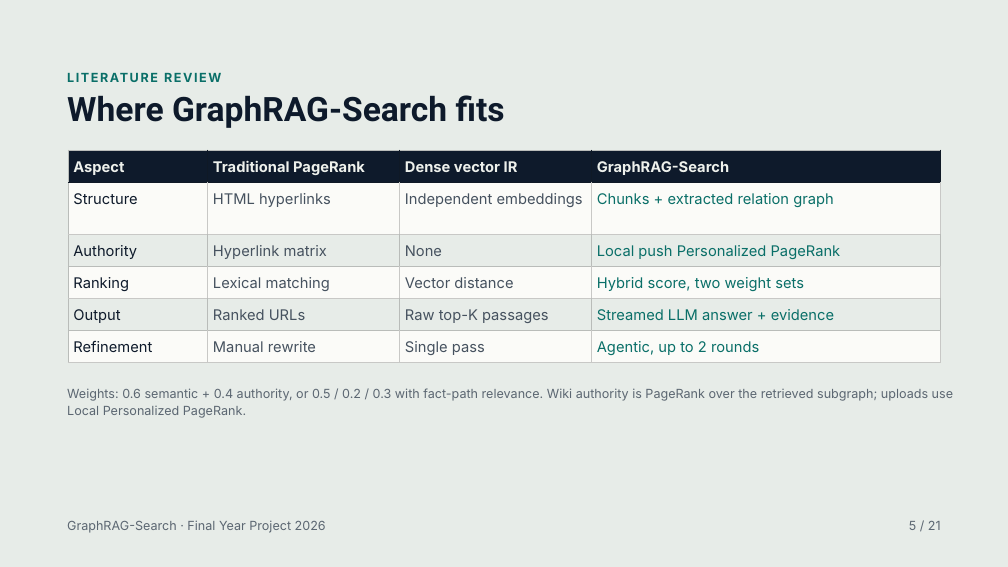
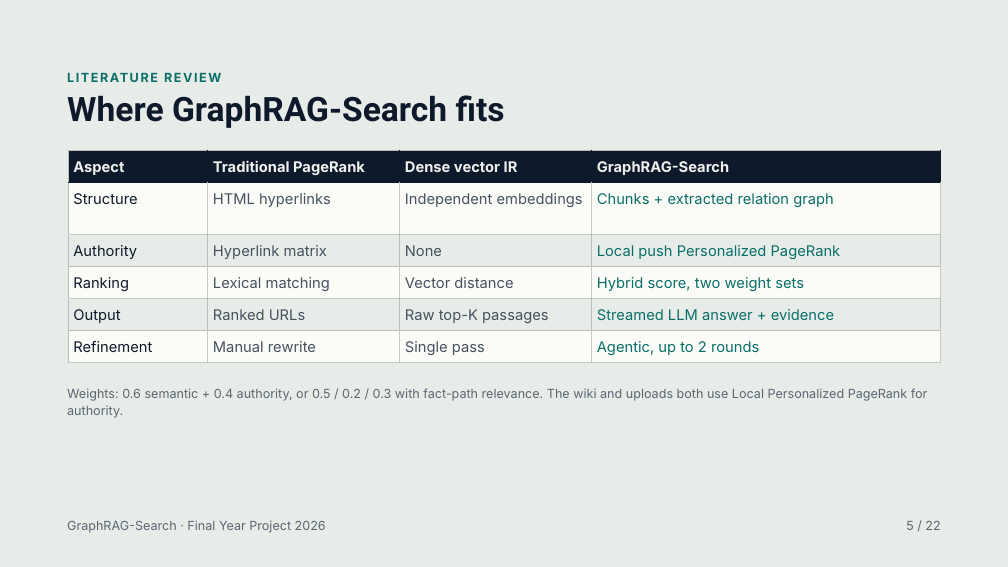
Before and after one commit to williamfaraday123/GraphRAG-Search, a slide deck: slide 5 of GraphRAG-Search Reimagining PageRank for Generative Information Retrieval (1).pptx. Drawn at 1008x567 pixels with LibreOffice and Linux fonts; fonts in the diff are those of the drawing. Boxes give left, top, right and bottom in pixels: in the first picture for what was removed or moved away, otherwise in the second. Text is boxed around its words. In the diff, an @@ line names an element or a change of style, - is before the commit and + after.

```diff
--- a/GraphRAG-Search Reimagining PageRank for Generative Information Retrieval (1).pptx
+++ b/GraphRAG-Search Reimagining PageRank for Generative Information Retrieval (1).pptx
@@ text at [67, 388, 928, 418]: text changed @@
-Weights: 0.6 semantic + 0.4 authority, or 0.5 / 0.2 / 0.3 with fact-path relevance. Wiki authority is PageRank over the retrieved subgraph; uploads use Local Personalized PageRank.
+Weights: 0.6 semantic + 0.4 authority, or 0.5 / 0.2 / 0.3 with fact-path relevance. The wiki and uploads both use Local Personalized PageRank for authority.
@@ text at [906, 521, 940, 530]: text changed @@
-5 / 21
+5 / 22
```
Also in this commit, not shown: 18 other slides changed, 1 slide added, 8 other files.
